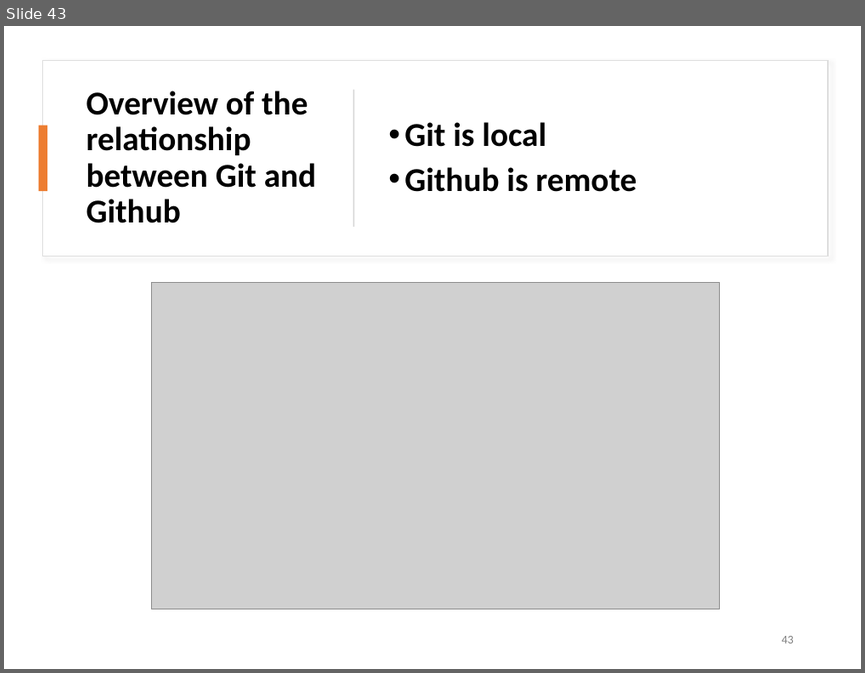
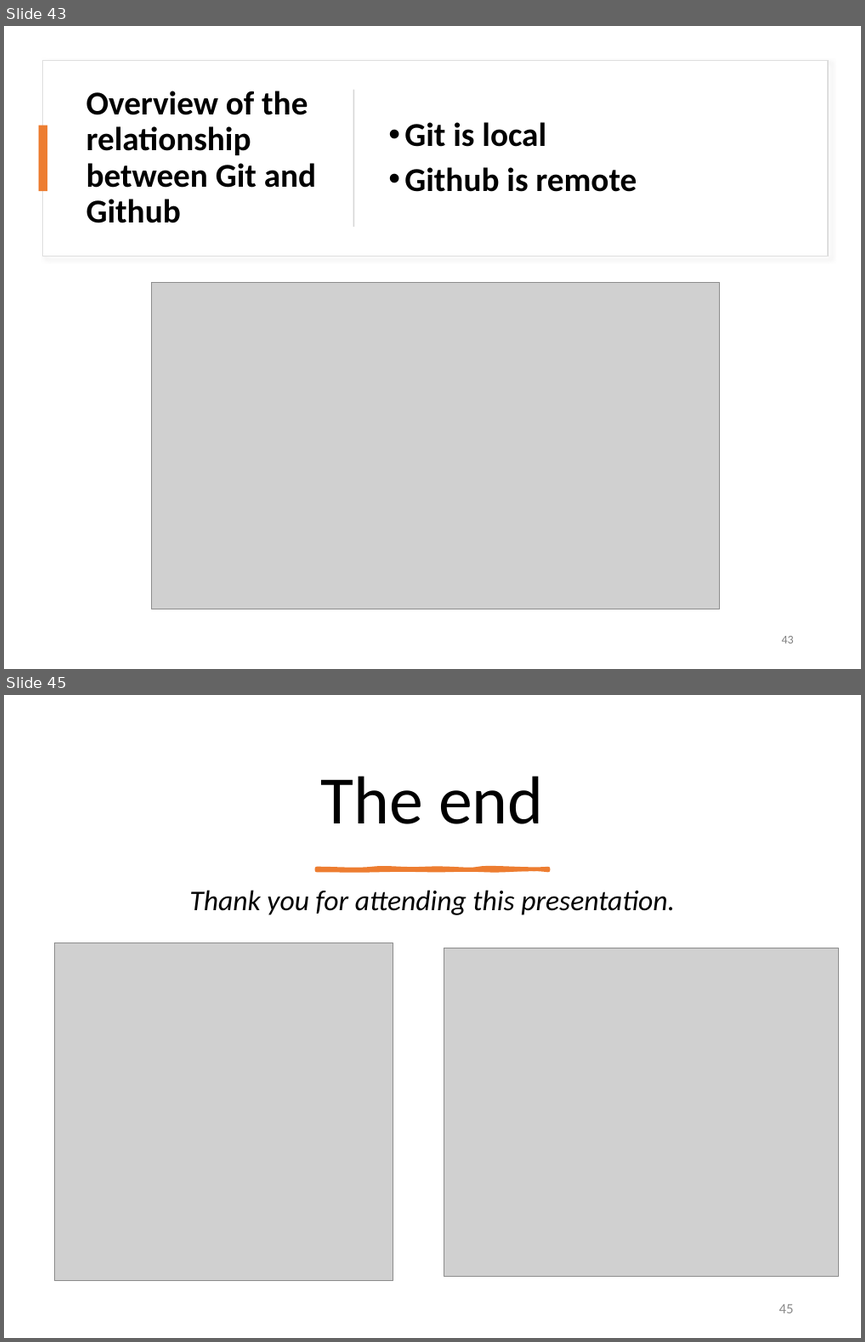
Before and after one commit to Dansolo1235/Git-LIFT-Presentation, a slide deck: Intro to Git and Github.pptx. Shown one above the other, each under a label of ours: slide 43 before the commit, slides 43 and 45 after it; the slides between them are not shown. The pictures are 865x673 and 865x1342 pixels, drawn with LibreOffice and Linux fonts; fonts in the diff are those of the drawing; grey boxes stand for pictures. Boxes give left, top, right and bottom in pixels: in the first picture for what was removed or moved away, otherwise in the second. Text is boxed around its words. In the diff, an @@ line names an element or a change of style, - is before the commit and + after.

Commit message:
added a slide about forking and a thank you slide

```diff
--- a/Intro to Git and Github.pptx
+++ b/Intro to Git and Github.pptx
@@ slide 45 added at <box>4,695,861,1338</box>, background #FFFFFF @@
@@ title added at <box>321,776,543,824</box>, 57 pt, text #000000 @@
+The end
@@ freeform shape added at <box>317,868,548,870</box>, fill #ED7D31, outline #ED7D31 3.25 pt @@
@@ text added at <box>189,890,675,915</box>, 24 pt, text #000000, italic @@
+Thank you for attending this presentation.
@@ picture added at <box>54,942,392,1280</box> @@
@@ picture added at <box>443,947,839,1276</box> @@
@@ page number added at <box>779,1304,794,1313</box>, 12 pt, text #8C8C8C @@
+45
```
Also in this commit, not shown: 1 other slide added.
